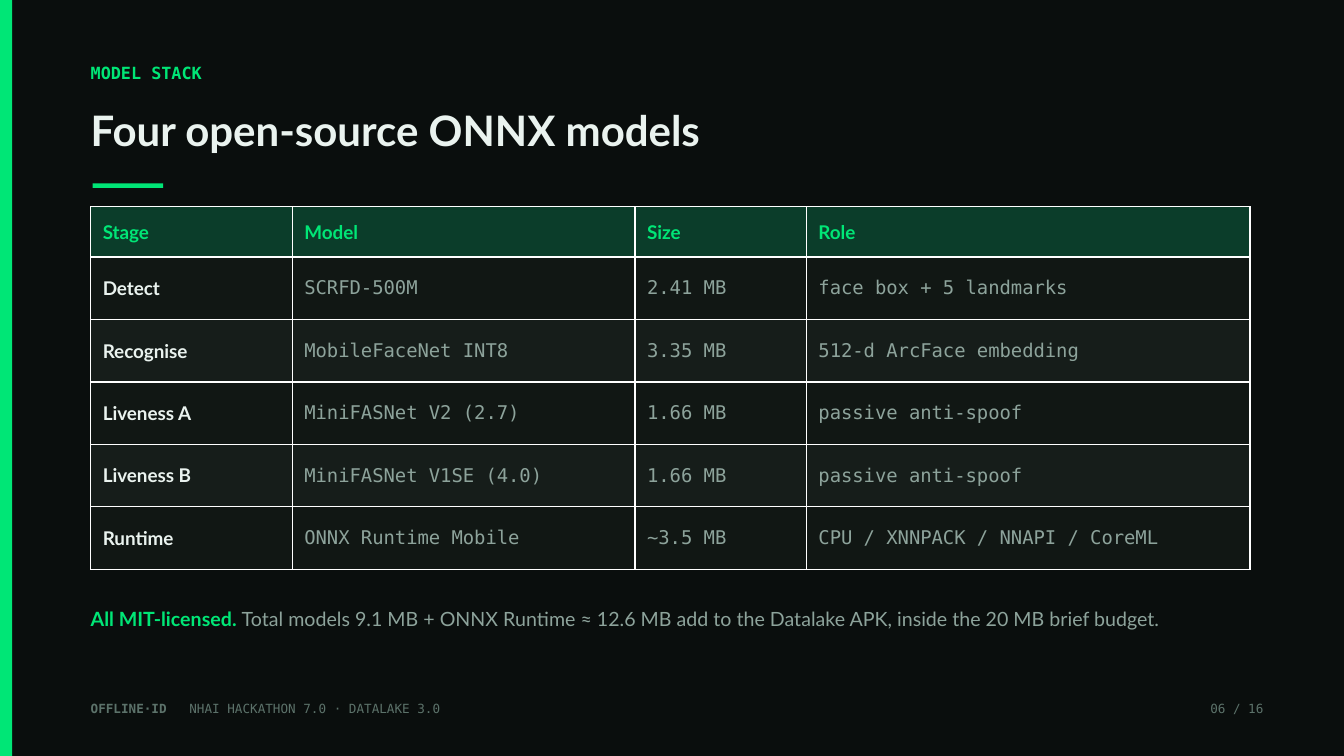
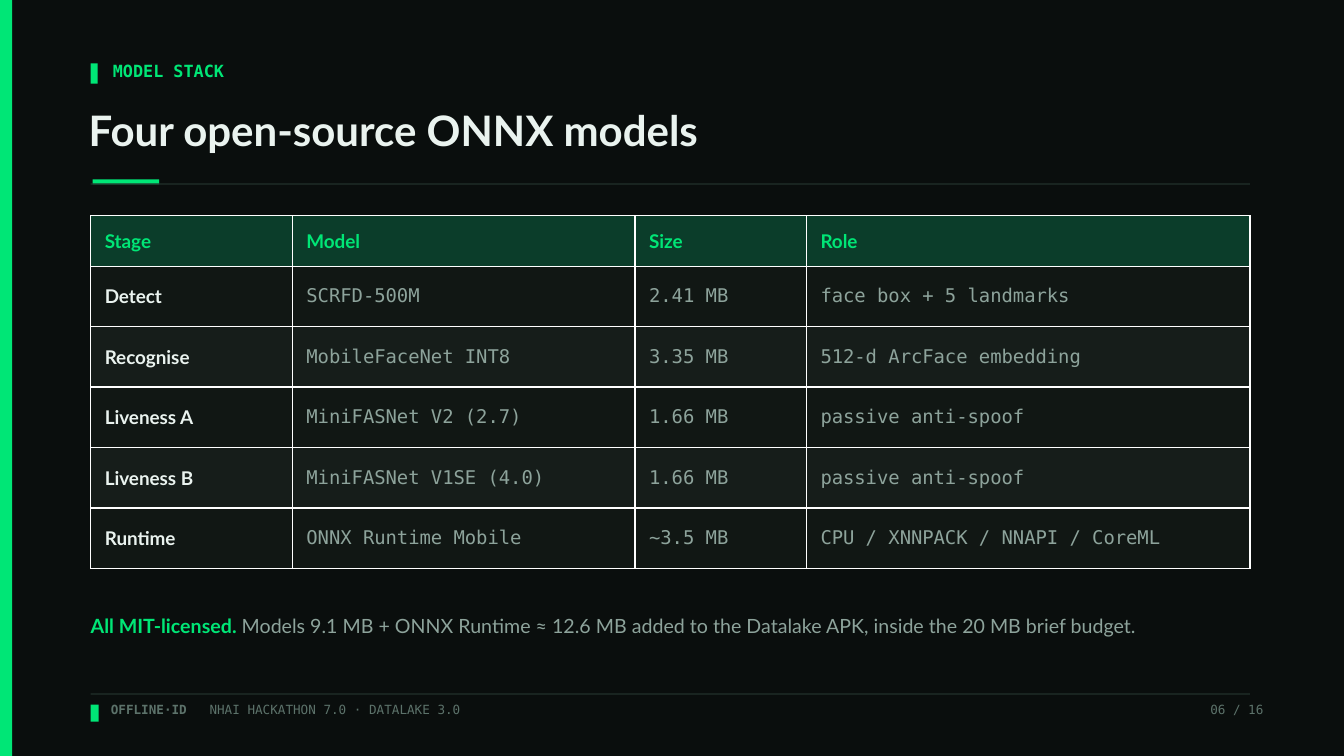
Before and after one commit to moneytosms/offlineid, a slide deck: slide 6 of submission/OfflineID_Hackathon7.pptx. Drawn at 1344x756 pixels with LibreOffice and Linux fonts; fonts in the diff are those of the drawing. Boxes give left, top, right and bottom in pixels: in the first picture for what was removed or moved away, otherwise in the second. Text is boxed around its words. In the diff, an @@ line names an element or a change of style, - is before the commit and + after.

```diff
--- a/submission/OfflineID_Hackathon7.pptx
+++ b/submission/OfflineID_Hackathon7.pptx
@@ rectangle added at (91, 64, 98, 84), fill #00E676 @@
@@ text "MODEL STACK": place and size @@
-text "MODEL STACK" at (91, 66, 201, 80)
+text "MODEL STACK" at (113, 64, 223, 78)
@@ rectangle: place and size @@
-rectangle at (93, 184, 163, 188)
+rectangle at (93, 179, 159, 185)
@@ rectangle added at (91, 184, 1250, 185), fill #22302B @@
@@ table: place and size @@
-table at (91, 207, 1250, 570)
+table at (91, 216, 1250, 569)
@@ text at (91, 618, 1136, 637): text changed @@
-All MIT-licensed. Total models 9.1 MB + ONNX Runtime ≈ 12.6 MB add to the Datalake APK, inside the 20 MB brief budget.
+All MIT-licensed. Models 9.1 MB + ONNX Runtime ≈ 12.6 MB added to the Datalake APK, inside the 20 MB brief budget.
@@ rectangle added at (91, 694, 1250, 695), fill #22302B @@
@@ rectangle added at (91, 705, 99, 722), fill #00E676 @@
@@ text "OFFLINE·ID NHAI HACKATHON 7.0 · ...": place and size @@
-text "OFFLINE·ID NHAI HACKATHON 7.0 · ..." at (91, 704, 440, 713)
+text "OFFLINE·ID NHAI HACKATHON 7.0 · ..." at (111, 705, 461, 714)
```
Also in this commit, not shown: 15 other slides changed, 11 other files.
